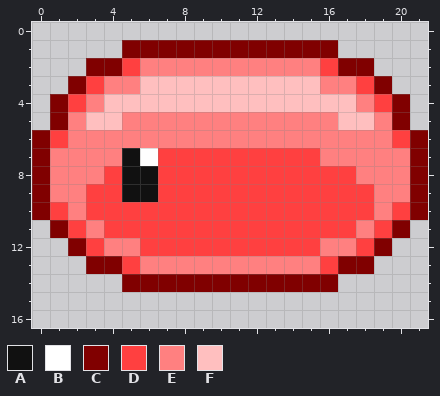
Two versions of one pixel-art sprite, Assets/Slime/slime-left-3.png. This is how it looked before the edit.
The file is 22x17 pixels.
Palette (. is transparent): A #111111  B #ffffff  C #800000  D #ff4040  E #ff8080  F #ffbfbf
The same view after the edit:
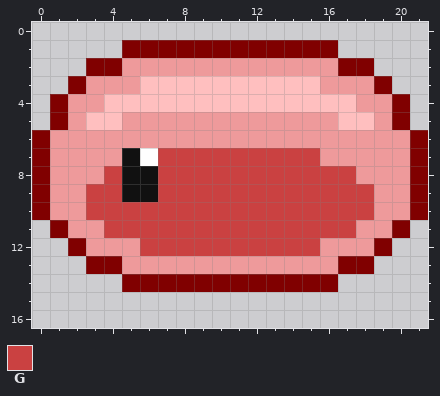
Colours new in this view: G #ca4141
From old to new:
colour E: #ff8080 -> #ff8080a8
y 2: x 5 D -> E; x 16 D -> E
y 3: x 3 D -> E; x 18 D -> E
y 4: x 2 D -> E; x 19 D -> E
y 6: x 1 D -> E; x 20 D -> E
y 7: x 7..15 DDDDDDDDD -> GGGGGGGGG
y 8: x 4 D -> G; x 7..17 DDDDDDDDDDD -> GGGGGGGGGGG
y 9: x 3..4 DD -> GG; x 7..18 DDDDDDDDDDDD -> GGGGGGGGGGGG
y 10: x 1 D -> E; x 3..18 DDDDDDDDDDDDDDDD -> GGGGGGGGGGGGGGGG; x 20 D -> E
y 11: x 2 D -> E; x 4..17 DDDDDDDDDDDDDD -> GGGGGGGGGGGGGG; x 19 D -> E
y 12: x 3 D -> E; x 6..15 DDDDDDDDDD -> GGGGGGGGGG; x 18 D -> E
y 13: x 5 D -> E; x 16 D -> E
Boxes around the changes in both pictures, in picture pixels (x1, y1, x2, y2):
changed: (50, 58, 410, 274)
